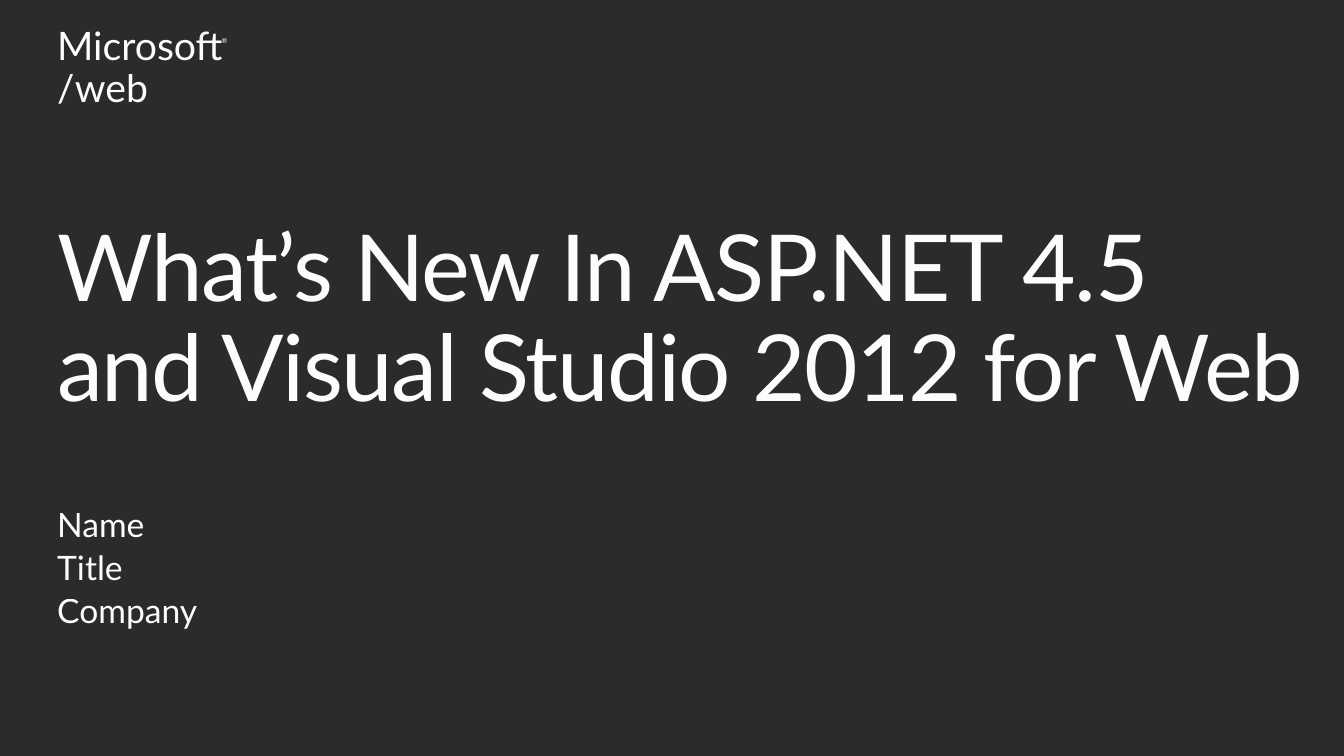
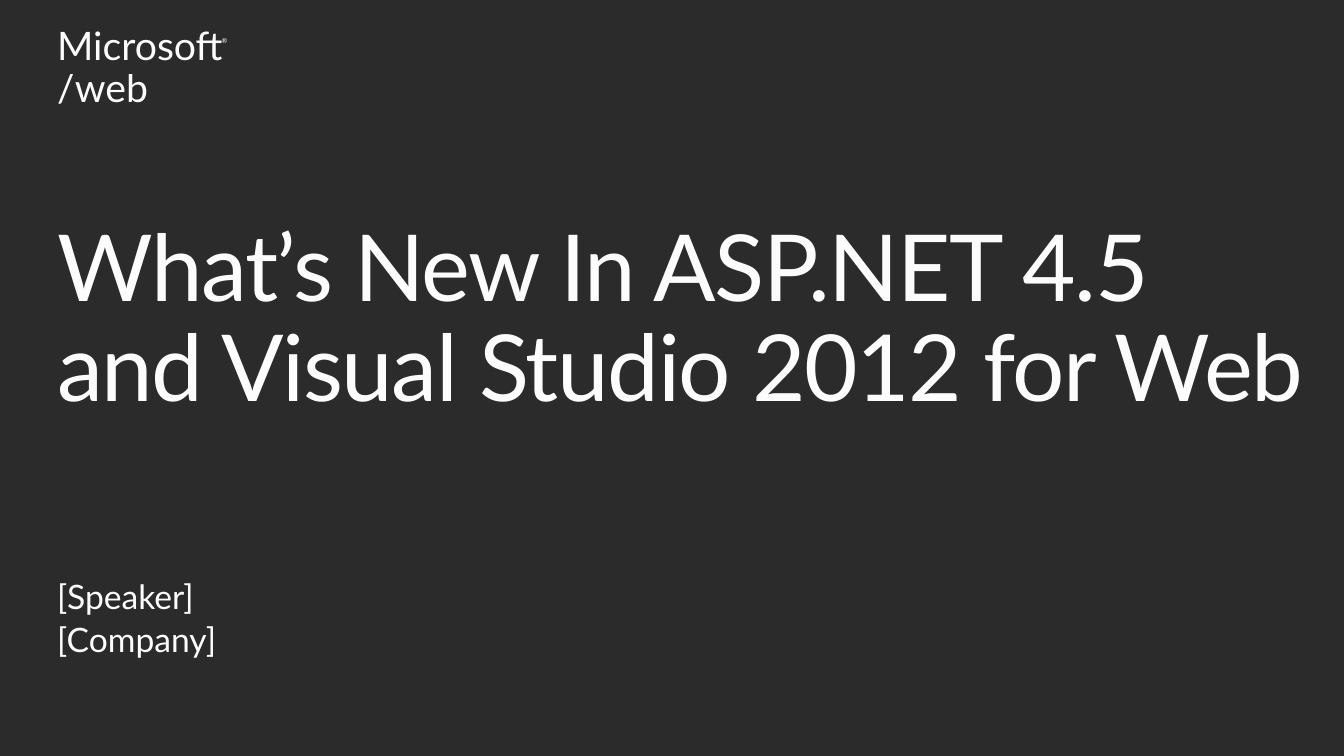
Before and after one commit to Microsoft-Web/PRESENTATION-WhatsNewInASPNET45, a slide deck: slide 2 of WhatsNewInASPNET45.pptx. Drawn at 1344x756 pixels with LibreOffice and Linux fonts; fonts in the diff are those of the drawing; background and template pictures are left out; a plain dark background stands for a picture behind light text. Boxes give left, top, right and bottom in pixels: in the first picture for what was removed or moved away, otherwise in the second. Text is boxed around its words. In the diff, an @@ line names an element or a change of style, - is before the commit and + after.

```diff
--- a/WhatsNewInASPNET45.pptx
+++ b/WhatsNewInASPNET45.pptx
@@ text at (57, 583, 216, 658): text changed @@
-Name
-Title
-Company
+[Speaker]
+[Company]
```
Also in this commit, not shown: 2 other slides changed.
